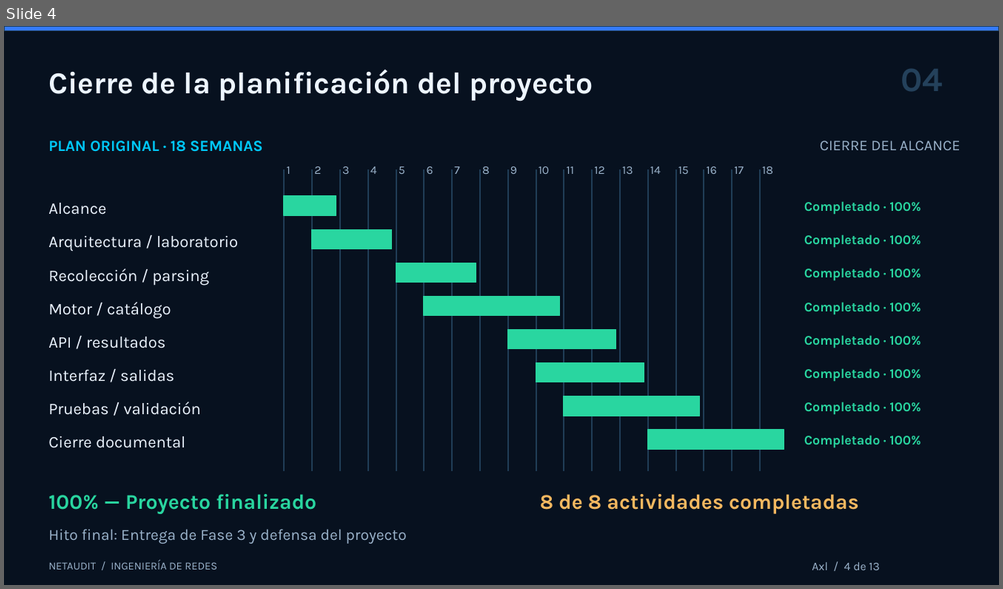
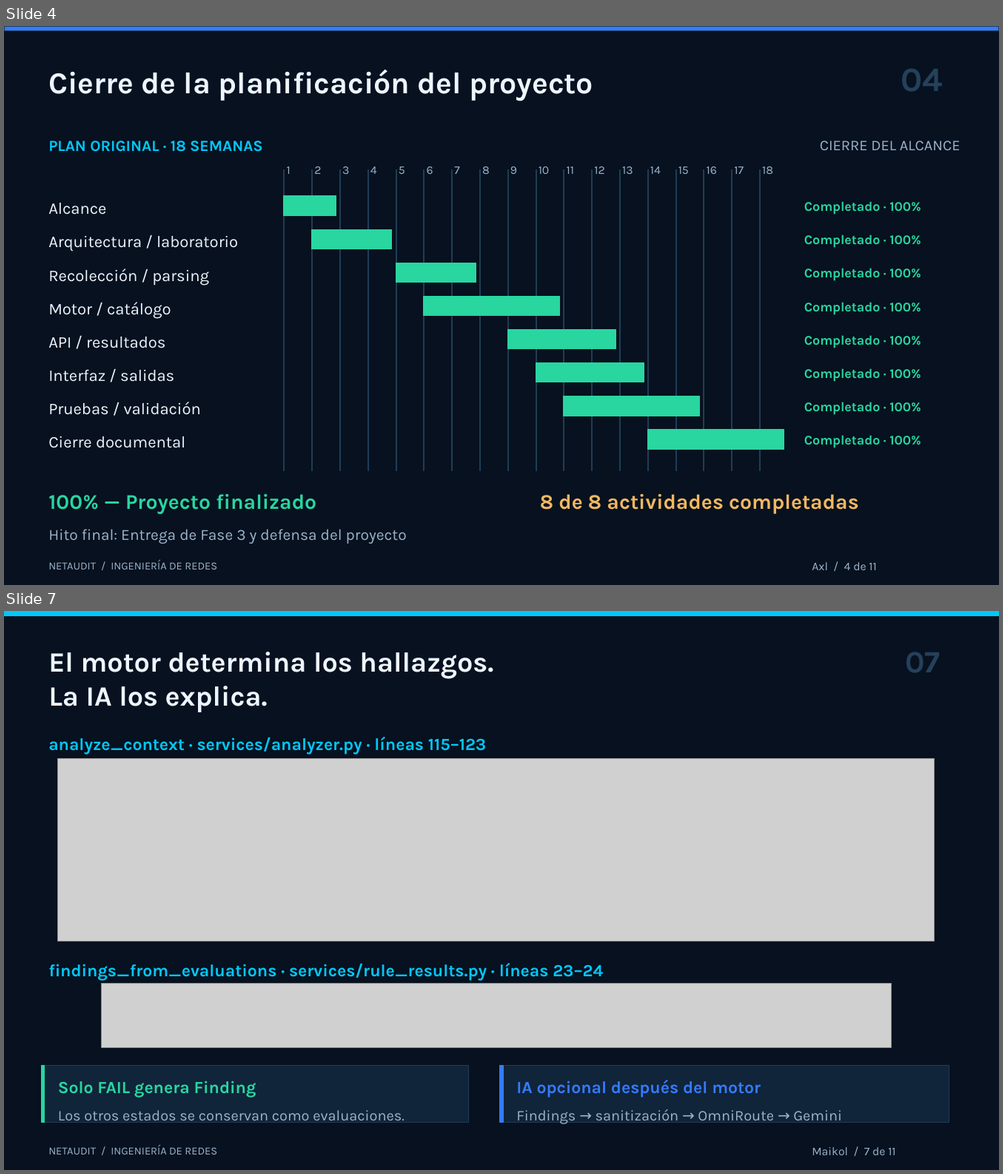
Before and after one commit to thomasdbs21/grupo-1, a slide deck: Entregables-APT/Fase-3/Presentacion/NetAudit_Defensa_Final_Comision_2026.pptx. Shown one above the other, each under a label of ours: slide 4 before the commit, slides 4 and 7 after it; the slides between them are not shown. The pictures are 1003x589 and 1003x1174 pixels, drawn with LibreOffice and Linux fonts; fonts in the diff are those of the drawing; grey boxes stand for pictures. Boxes give left, top, right and bottom in pixels: in the first picture for what was removed or moved away, otherwise in the second. Text is boxed around its words. In the diff, an @@ line names an element or a change of style, - is before the commit and + after.

```diff
--- a/Entregables-APT/Fase-3/Presentacion/NetAudit_Defensa_Final_Comision_2026.pptx
+++ b/Entregables-APT/Fase-3/Presentacion/NetAudit_Defensa_Final_Comision_2026.pptx
@@ slide 7 added at [4, 611, 999, 1170], background #07111F @@
@@ rectangle added at [4, 611, 999, 615], fill #00C8F8, outline #00C8F8 0.75 pt @@
@@ text added at [48, 652, 493, 712], 27 pt, text #EDF5FF, bold @@
+El motor determina los hallazgos.
+La IA los explica.
@@ text added at [905, 652, 939, 672], 30 pt, text #24415B, bold @@
+07
@@ text added at [48, 737, 486, 755], 16.5 pt, text #00C8F8, bold @@
+analyze_context · services/analyzer.py · líneas 115–123
@@ picture added at [58, 759, 934, 942] @@
@@ text added at [48, 963, 603, 980], 16.5 pt, text #00C8F8, bold @@
+findings_from_evaluations · services/rule_results.py · líneas 23–24
@@ picture added at [101, 984, 891, 1048] @@
@@ rectangle added at [41, 1065, 469, 1123], fill #10243A, outline #203D56 0.75 pt @@
@@ rectangle added at [41, 1065, 44, 1123], fill #29D6A0, outline #29D6A0 0.75 pt @@
@@ rectangle added at [500, 1065, 949, 1123], fill #10243A, outline #203D56 0.75 pt @@
@@ rectangle added at [500, 1065, 504, 1123], fill #357BFF, outline #357BFF 0.75 pt @@
@@ text added at [58, 1081, 256, 1098], 16.5 pt, text #29D6A0, bold @@
+Solo FAIL genera Finding
@@ text added at [516, 1080, 760, 1098], 16.5 pt, text #357BFF, bold @@
+IA opcional después del motor
@@ text added at [58, 1111, 404, 1121], 14.2 pt, text #9CB4CC @@
+Los otros estados se conservan como evaluaciones.
@@ text added at [516, 1110, 842, 1125], 14.2 pt, text #9CB4CC @@
+Findings → sanitización → OmniRoute → Gemini
@@ text added at [48, 1145, 217, 1155], 10.5 pt, text #9CB4CC @@
+NETAUDIT / INGENIERÍA DE REDES
@@ text added at [811, 1147, 895, 1156], 11.2 pt, text #9CB4CC @@
+Maikol / 7 de 11
@@ slide 4 changed as well @@
@@ text at [811, 562, 876, 571]: text changed @@
-Axl / 4 de 13
+Axl / 4 de 11
```
Also in this commit, not shown: 4 other slides changed, 5 other slides added, 8 slides removed, 1 other file.
